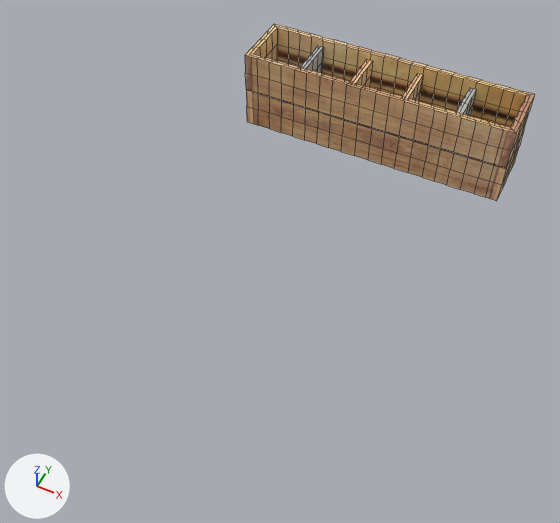
One commit to the FBX model Assets/Models/Greenhouse/Garden Beds/Garden Bed 5.fbx: the scene before it, then after it.
Both versions are drawn from a 50 mm lens placed at (1.7, -4.67, 3.7), pointed at (0.23, -1.72, 0.01). Arrows for +X, +Y and +Z are at lower left; the lights stay in place. Mesh edges are drawn as thin lines.

In view in the first picture: 'pasted__pasted__pasted__pCube5', 'pasted__pasted__pasted__pCube6', 'pasted__pasted__pasted__pCube6.001', 'pasted__pasted__pasted__pasted__pCube6', 'pasted__pasted__pasted__pasted__pCube6.001'.
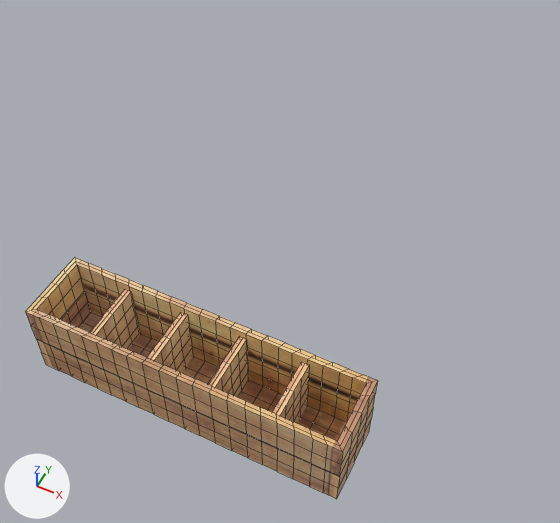
Pixel boxes (x1, y1, x2, y2) of what changed, in the pictures (560 x 523 px):
'pasted__pasted__pasted__pCube5', moved, rescaled (22% wider, 36% taller): before (245, 24, 535, 201); after (25, 258, 378, 499)
'pasted__pasted__pasted__pCube6.001', reshaped, moved, rescaled: before (350, 59, 372, 87); after (90, 289, 140, 349)
'pasted__pasted__pasted__pasted__pCube6.001', reshaped, moved, rescaled: before (301, 46, 324, 73); after (147, 312, 193, 373)
'pasted__pasted__pasted__pasted__pCube6', reshaped, moved, rescaled: before (457, 88, 476, 116); after (208, 337, 249, 397)
'pasted__pasted__pasted__pCube6', reshaped, moved, rescaled: before (402, 73, 423, 101); after (272, 362, 309, 423)

What the commit changed:
Mesh me_mesh_001_1 is new.
It has 58 vertices, 48 faces and spans x -0.5..0.5, y -0.5..0.5, z -0.5..0.5.
It uses material mat_pasted__garden_box_divisors (picture img_gardenbeddivisorstexture_png).
Object 'pasted__pasted__pasted__pasted__pCube6' (ob_pasted__pasted__pasted__pasted__pcube6) now shows me_mesh_001_1 instead of me_mesh_003.
In object 'pasted__pasted__pasted__pasted__pCube6' (ob_pasted__pasted__pasted__pasted__pcube6), parent goes from ob_pasted__pasted__pasted__group8 to ob_pasted__group7.
Object 'pasted__pasted__pasted__pasted__pCube6' (ob_pasted__pasted__pasted__pasted__pcube6) moves from (14.93, 27.45, -98.75) to (0.0, -2.414, -13.11).
Object 'pasted__pasted__pasted__pasted__pCube6' (ob_pasted__pasted__pasted__pasted__pcube6) is rescaled from (4.56, 47.5, 37.2) to (4.56, 42.6, 37.2).
In object 'pasted__pasted__pasted__pCube5' (ob_pasted__pasted__pasted__pcube5), parent goes from ob_pasted__pasted__group11 to ob_pasted__group11.
Object 'pasted__pasted__pasted__pCube5' (ob_pasted__pasted__pasted__pcube5) moves from (33.9, 29.87, -41.35) to (18.97, 0.0, 44.29).
Object 'pasted__pasted__pasted__pCube5' (ob_pasted__pasted__pasted__pcube5) is rescaled from (194.0, 58.4, 50.8) to (194.0, 52.3, 50.8).
Object 'pasted__pasted__pasted__pCube6' (ob_pasted__pasted__pasted__pcube6) now shows me_mesh_003 instead of me_mesh.
In object 'pasted__pasted__pasted__pCube6' (ob_pasted__pasted__pasted__pcube6), parent goes from ob_pasted__pasted__group7 to ob_pasted__pasted__group8.
Object 'pasted__pasted__pasted__pCube6' (ob_pasted__pasted__pasted__pcube6) moves from (14.93, 27.45, -98.75) to (0.0, -2.414, -13.11).
Object 'pasted__pasted__pasted__pCube6' (ob_pasted__pasted__pasted__pcube6) is rescaled from (4.56, 47.5, 37.2) to (4.56, 42.6, 37.2).
Object 'pasted__pasted__pasted__pCube6.001' (ob_pasted__pasted__pasted__pcube6_001) now shows me_mesh_004 instead of me_mesh_002.
In object 'pasted__pasted__pasted__pCube6.001' (ob_pasted__pasted__pasted__pcube6_001), parent goes from ob_pasted__pasted__group11 to ob_pasted__pasted__group9.
Object 'pasted__pasted__pasted__pCube6.001' (ob_pasted__pasted__pasted__pcube6_001) moves from (14.93, 29.87, -41.35) to (0.0, -2.414, -13.11).
Object 'pasted__pasted__pasted__pCube6.001' (ob_pasted__pasted__pasted__pcube6_001) is rescaled from (4.56, 47.5, 37.2) to (4.56, 42.6, 37.2).
Object 'pasted__pasted__pasted__pasted__pCube6.001' (ob_pasted__pasted__pasted__pasted__pcube6_001) now shows me_mesh instead of me_mesh_004.
In object 'pasted__pasted__pasted__pasted__pCube6.001' (ob_pasted__pasted__pasted__pasted__pcube6_001), parent goes from ob_pasted__pasted__pasted__group9 to ob_group14.
Object 'pasted__pasted__pasted__pasted__pCube6.001' (ob_pasted__pasted__pasted__pasted__pcube6_001) moves from (14.93, 27.45, -98.75) to (0.0, 0.0, -0.245).
Object 'pasted__pasted__pasted__pasted__pCube6.001' (ob_pasted__pasted__pasted__pasted__pcube6_001) is rescaled from (4.56, 47.5, 37.2) to (4.56, 42.6, 37.2).
Object 'group14' (ob_group14) is new.
Its location is (0.0, -2.672, 0.0).
Its rotation in degrees is (90, 0, 0).
Its scale is (0.01, 0.01, 0.01).
Object 'pasted__pasted__group8' (ob_pasted__pasted__group8) is new.
Its parent is ob_pasted__group11.
Its location is (76.0, 2.414, 57.4).
Object 'pasted__group11' (ob_pasted__group11) is new.
Its parent is ob_group14.
Its location is (0.0, 0.0, -44.54).
Object 'pasted__pasted__group9' (ob_pasted__pasted__group9) is new.
Its parent is ob_pasted__group11.
Its location is (-38.0, 2.414, 57.4).
Object 'pasted__group7' (ob_pasted__group7) is new.
Its parent is ob_group14.
Its location is (38.0, 2.414, 12.86).
